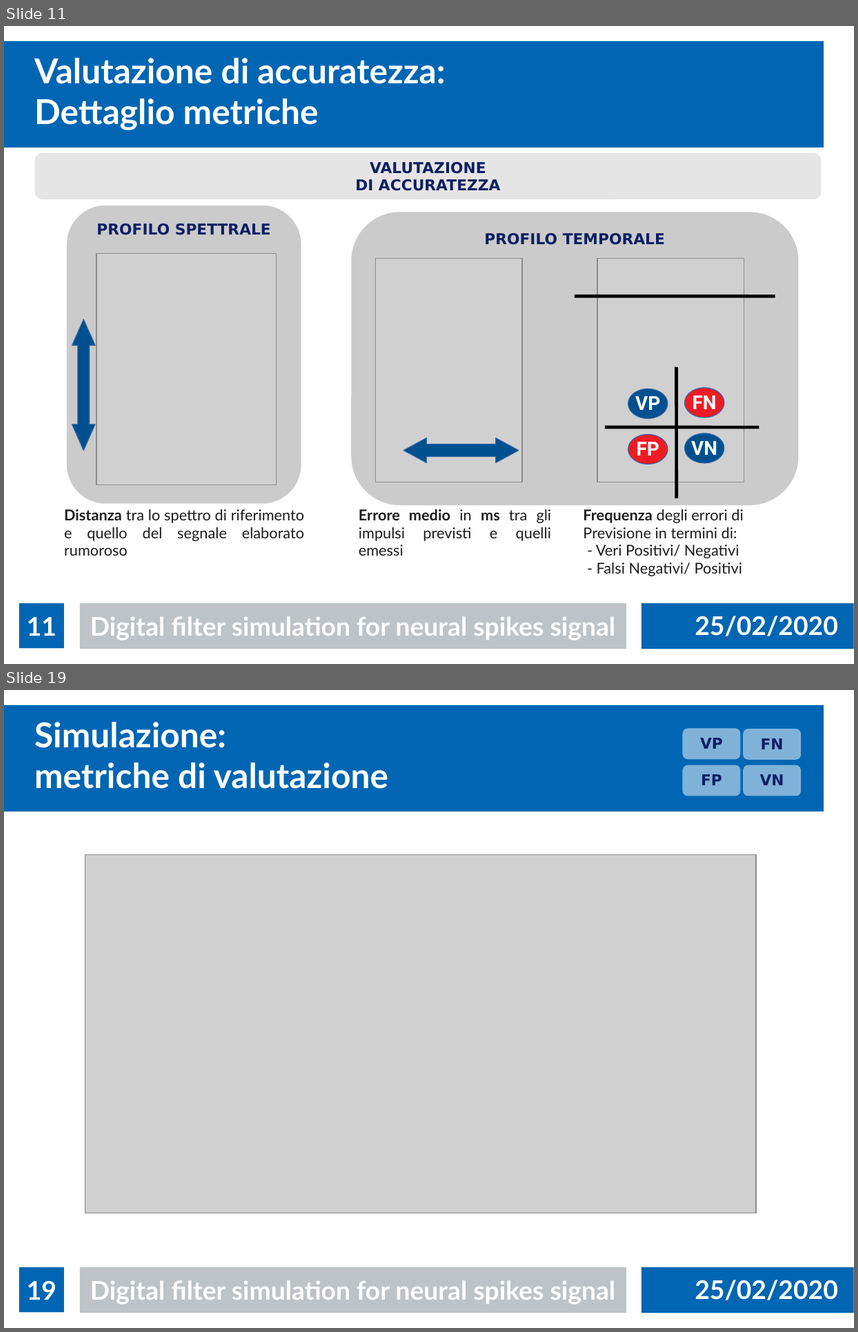
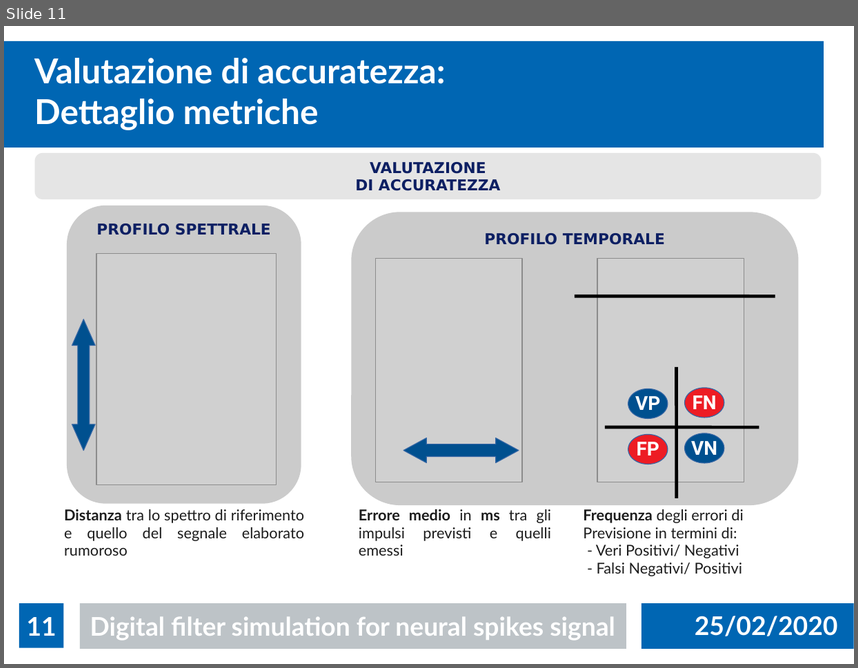
Before and after one commit to AlfreG/neuralSpikes, a slide deck: poc/presentazione.ppt. Shown one above the other, each under a label of ours: slides 11 and 19 before the commit, slide 11 after it; the slides between them are not shown. The pictures are 858x1332 and 858x668 pixels, drawn with LibreOffice and Linux fonts; fonts in the diff are those of the drawing; grey boxes stand for pictures. Boxes give left, top, right and bottom in pixels: in the first picture for what was removed or moved away, otherwise in the second. Text is boxed around its words. In the diff, an @@ line names an element or a change of style, - is before the commit and + after.

```diff
--- a/poc/presentazione.ppt
+++ b/poc/presentazione.ppt
@@ slide 19 removed at (x1=4, y1=690, x2=854, y2=1328), background #FFFFFF; not listed: 3 template elements that a slide beside it also shows @@
@@ title removed at (x1=34, y1=722, x2=388, y2=789) @@
-Simulazione:
-metriche di valutazione
@@ group removed at (x1=683, y1=729, x2=802, y2=796): 4 rounded rectangles @@
-VP
-FN
-VN
-FP
@@ picture removed at (x1=85, y1=855, x2=756, y2=1213) @@
@@ page number removed at (x1=19, y1=1267, x2=64, y2=1312) @@
-19
@@ text removed at (x1=90, y1=1280, x2=616, y2=1304) @@
-Digital filter simulation for neural spikes signal
@@ text removed at (x1=695, y1=1279, x2=838, y2=1300) @@
-25/02/2020
```
Also in this commit, not shown: 15 slides changed, 1 other slide removed.
